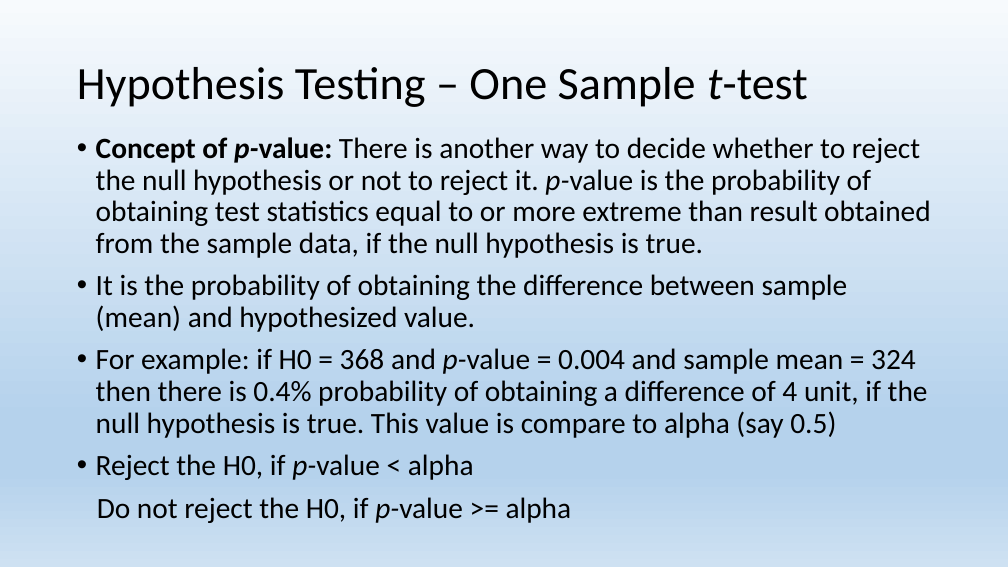
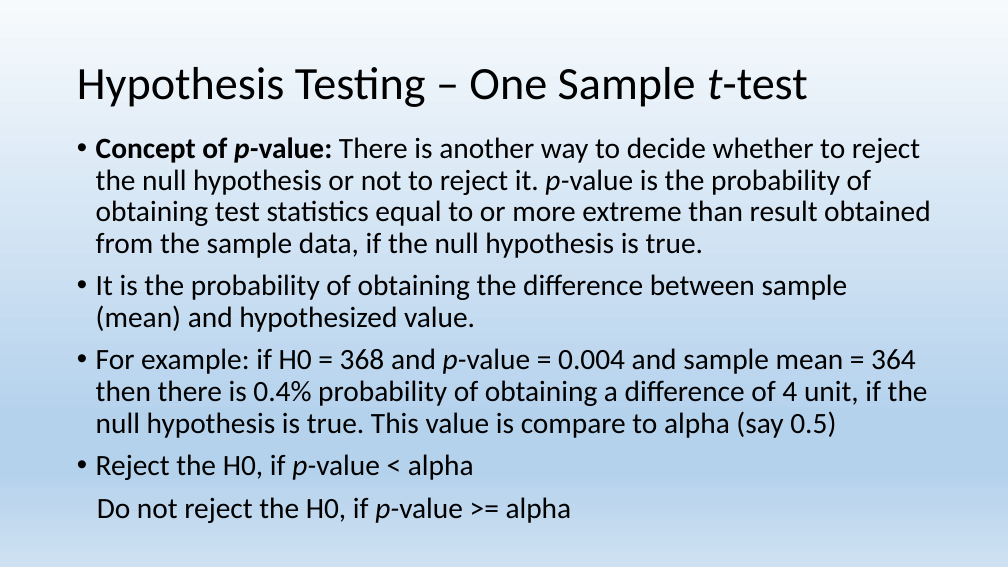
Before and after one commit to urvish-stat/Data-Science-using-SAS-and-Python, a slide deck: slide 7 of Docs/Hypothesis Testing and ANOVA .pptx. Drawn at 1008x567 pixels with LibreOffice and Linux fonts; fonts in the diff are those of the drawing. Boxes give left, top, right and bottom in pixels: in the first picture for what was removed or moved away, otherwise in the second. Text is boxed around its words. In the diff, an @@ line names an element or a change of style, - is before the commit and + after.

```diff
--- a/Docs/Hypothesis Testing and ANOVA .pptx
+++ b/Docs/Hypothesis Testing and ANOVA .pptx
@@ text at <box>96,348,928,438</box>: text changed @@
-• For example: if H0 = 368 and p-value = 0.004 and sample mean = 324 then there is 0.4% probability of obtaining a difference of 4 unit, if the null hypothesis is true. This value is compare to alpha (say 0.5)
+• For example: if H0 = 368 and p-value = 0.004 and sample mean = 364 then there is 0.4% probability of obtaining a difference of 4 unit, if the null hypothesis is true. This value is compare to alpha (say 0.5)
```
Also in this commit, not shown: 23 other slides changed.
